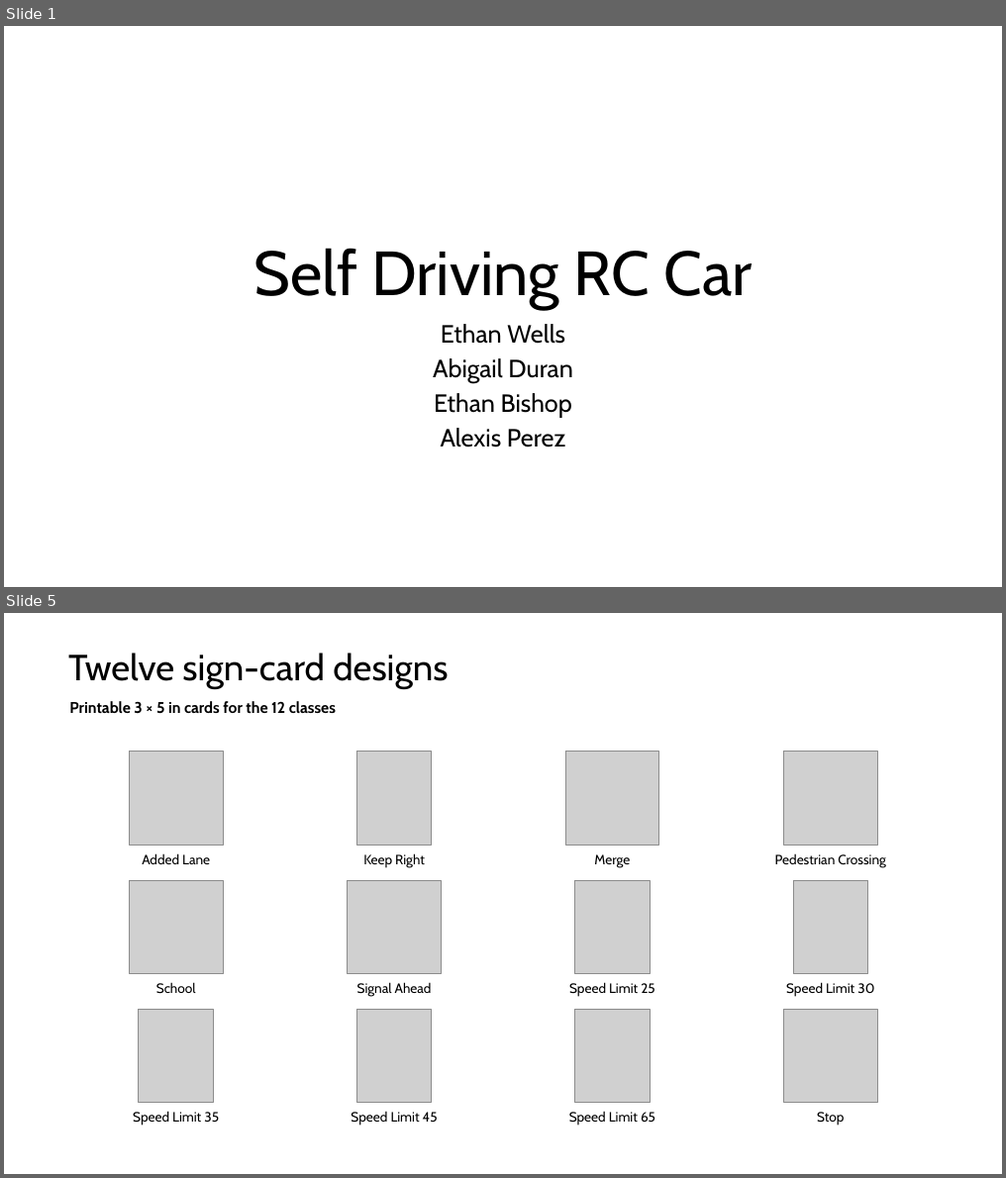
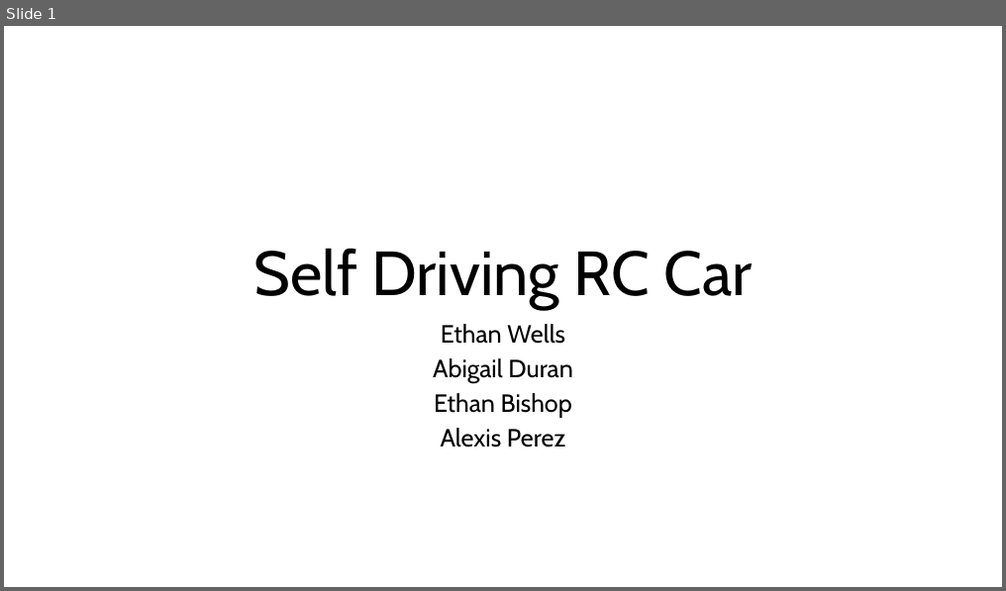
Before and after one commit to EthanWellsSr/BuggyBot, a slide deck: Weekly Reports/Self-Driving-RC-Car.pptx. Shown one above the other, each under a label of ours: slides 1 and 5 before the commit, slide 1 after it; the slides between them are not shown. The pictures are 1006x1178 and 1006x591 pixels, drawn with LibreOffice and Linux fonts; fonts in the diff are those of the drawing; grey boxes stand for pictures. Boxes give left, top, right and bottom in pixels: in the first picture for what was removed or moved away, otherwise in the second. Text is boxed around its words. In the diff, an @@ line names an element or a change of style, - is before the commit and + after.

```diff
--- a/Weekly Reports/Self-Driving-RC-Car.pptx
+++ b/Weekly Reports/Self-Driving-RC-Car.pptx
@@ slide 5 removed at <box>4,613,1002,1174</box>, background #FFFFFF @@
@@ text removed at <box>68,653,448,689</box> @@
-Twelve sign-card designs
@@ text removed at <box>69,701,336,714</box> @@
-Printable 3 × 5 in cards for the 12 classes
@@ picture removed at <box>129,752,223,845</box> @@
@@ picture removed at <box>356,752,432,845</box> @@
@@ picture removed at <box>565,752,659,845</box> @@
@@ picture removed at <box>784,752,877,845</box> @@
@@ text removed at <box>142,854,210,864</box> @@
-Added Lane
@@ text removed at <box>363,854,425,868</box> @@
-Keep Right
@@ text removed at <box>594,855,630,868</box> @@
-Merge
@@ text removed at <box>775,854,886,868</box> @@
-Pedestrian Crossing
@@ picture removed at <box>129,880,223,973</box> @@
@@ picture removed at <box>348,880,442,973</box> @@
@@ picture removed at <box>575,880,650,973</box> @@
@@ picture removed at <box>793,880,868,973</box> @@
@@ text removed at <box>156,982,196,994</box> @@
-School
@@ text removed at <box>357,982,432,997</box> @@
-Signal Ahead
@@ text removed at <box>569,982,655,997</box> @@
-Speed Limit 25
@@ text removed at <box>786,982,874,997</box> @@
-Speed Limit 30
@@ picture removed at <box>139,1009,214,1103</box> @@
@@ picture removed at <box>356,1009,432,1103</box> @@
@@ picture removed at <box>575,1009,650,1103</box> @@
@@ picture removed at <box>784,1009,877,1103</box> @@
@@ text removed at <box>133,1111,219,1126</box> @@
-Speed Limit 35
@@ text removed at <box>350,1111,438,1126</box> @@
-Speed Limit 45
@@ text removed at <box>569,1111,655,1126</box> @@
-Speed Limit 65
@@ text removed at <box>817,1112,844,1126</box> @@
-Stop
```
Also in this commit, not shown: 4 slides changed, 8 slides added, 8 other slides removed.
